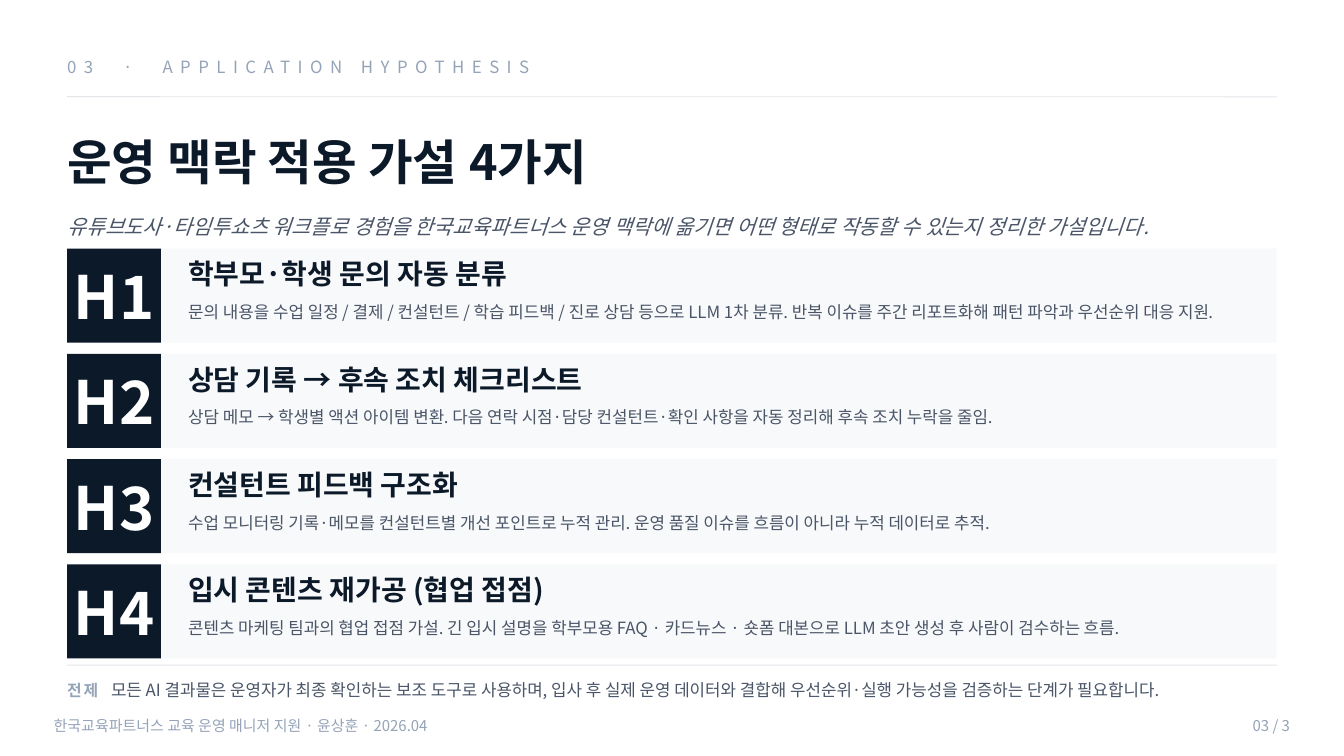
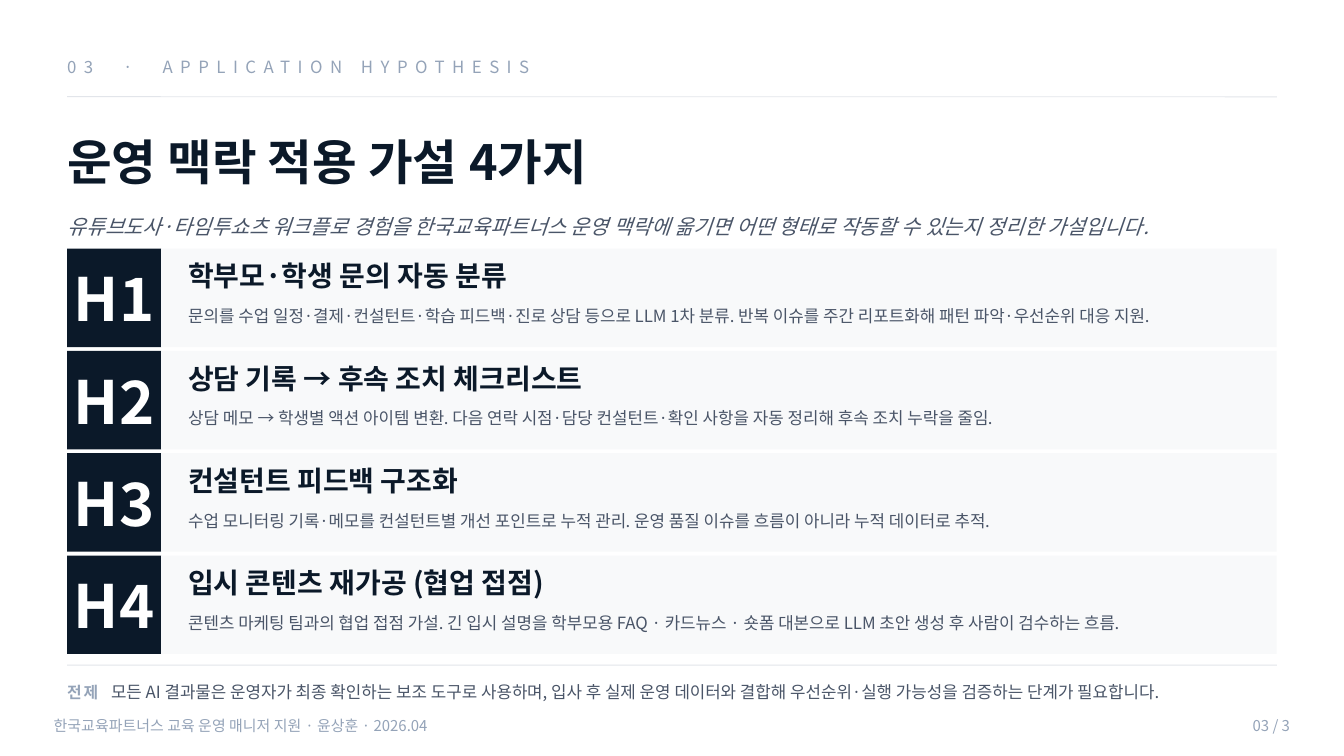
Before and after one commit to hoon7624g-web/KEP, a slide deck: slide 3 of 윤상훈_한국교육파트너스_운영매니저_지원Deck.pptx. Drawn at 1344x756 pixels with LibreOffice and Linux fonts; fonts in the diff are those of the drawing. Boxes give left, top, right and bottom in pixels: in the first picture for what was removed or moved away, otherwise in the second. Text is boxed around its words. In the diff, an @@ line names an element or a change of style, - is before the commit and + after.

```diff
--- a/윤상훈_한국교육파트너스_운영매니저_지원Deck.pptx
+++ b/윤상훈_한국교육파트너스_운영매니저_지원Deck.pptx
@@ rectangle: place and size @@
-rectangle at [67,249,161,343]
+rectangle at [67,249,161,347]
@@ rectangle: place and size @@
-rectangle at [161,249,1277,343]
+rectangle at [161,249,1277,347]
@@ text at [188,308,1149,324]: text changed @@
-문의 내용을 수업 일정 / 결제 / 컨설턴트 / 학습 피드백 / 진로 상담 등으로 LLM 1차 분류. 반복 이슈를 주간 리포트화해 패턴 파악과 우선순위 대응 지원.
+문의를 수업 일정·결제·컨설턴트·학습 피드백·진로 상담 등으로 LLM 1차 분류. 반복 이슈를 주간 리포트화해 패턴 파악·우선순위 대응 지원.
@@ text "H3": place and size @@
-text "H3" at [74,485,154,531]
+text "H3" at [74,481,154,527]
@@ rectangle: place and size @@
-rectangle at [67,460,161,554]
+rectangle at [67,453,161,551]
@@ rectangle: place and size @@
-rectangle at [161,460,1277,554]
+rectangle at [161,453,1277,551]
@@ text "컨설턴트 피드백 구조화": place and size @@
-text "컨설턴트 피드백 구조화" at [188,471,458,498]
+text "컨설턴트 피드백 구조화" at [188,467,458,494]
@@ 2 rectangles, 1 text: place and size @@
-2 rectangles, 1 text at [67,564,1277,659]
+2 rectangles, 1 text at [67,555,1277,653]
@@ text "입시 콘텐츠 재가공 (협업 접점)": place and size @@
-text "입시 콘텐츠 재가공 (협업 접점)" at [188,576,544,606]
+text "입시 콘텐츠 재가공 (협업 접점)" at [188,569,544,599]
@@ line spacing 1.3 to 1.5 in 4 elements at [67,684,1159,701], [188,410,993,426], [188,513,990,529], [188,615,1119,632] @@
```
Also in this commit, not shown: 2 other slides changed, 6 other files.
